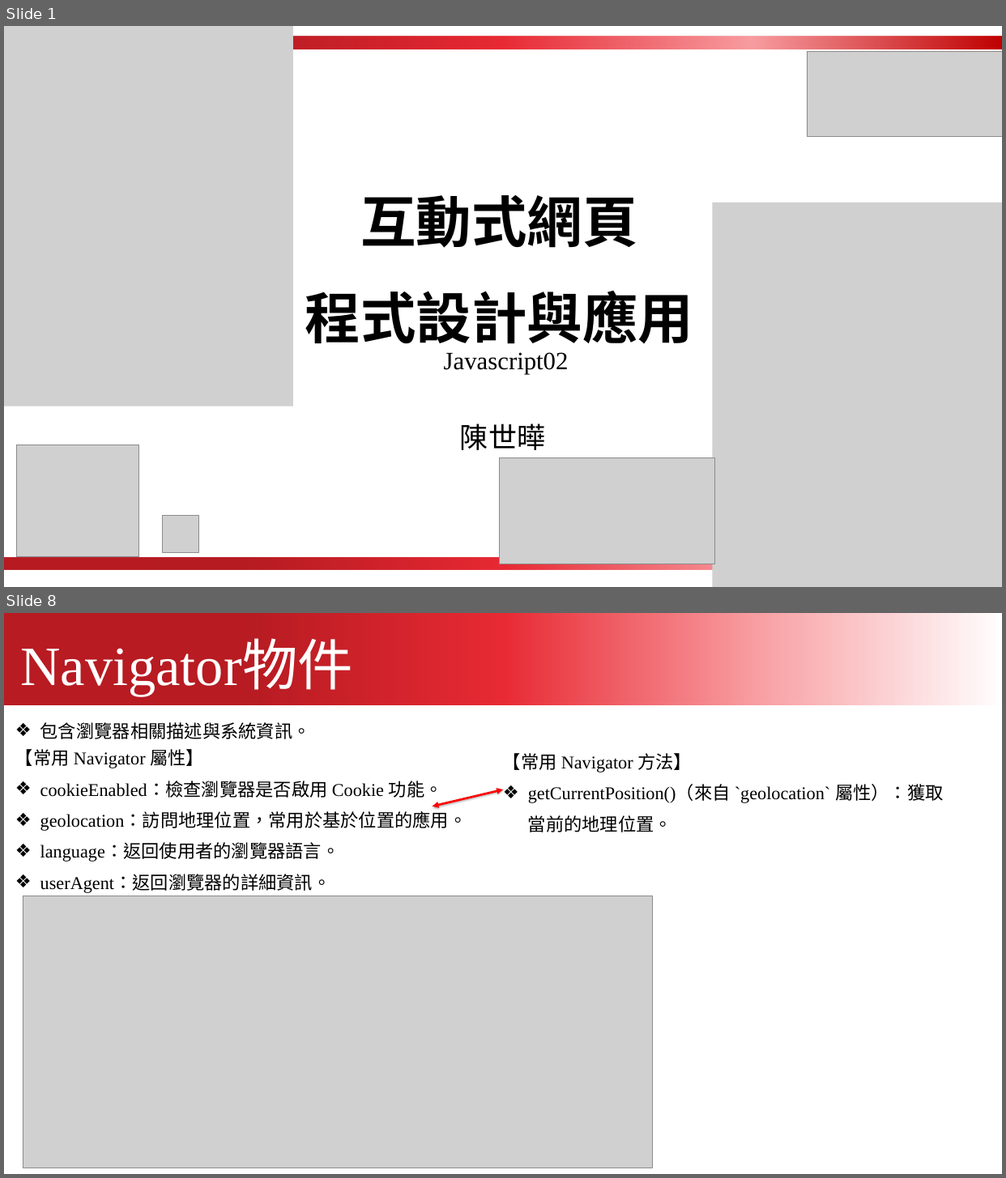
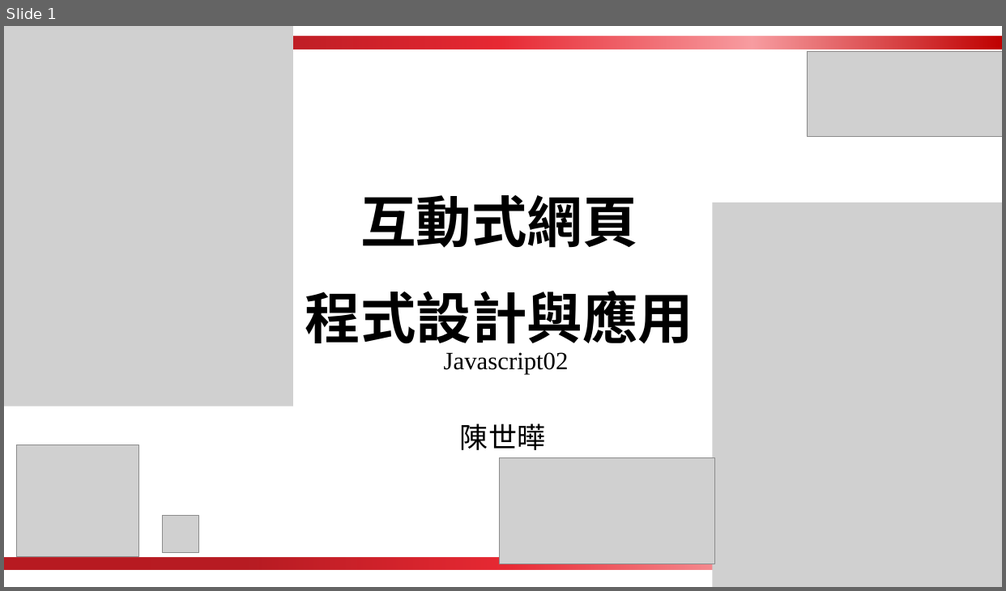
Before and after one commit to kcwc1029/blog, a slide deck: 互動網頁設計/JavaScript/javascript_02.pptx. Shown one above the other, each under a label of ours: slides 1 and 8 before the commit, slide 1 after it; the slides between them are not shown. The pictures are 1006x1178 and 1006x591 pixels, drawn with LibreOffice and Linux fonts; fonts in the diff are those of the drawing; grey boxes stand for pictures. Boxes give left, top, right and bottom in pixels: in the first picture for what was removed or moved away, otherwise in the second. Text is boxed around its words. In the diff, an @@ line names an element or a change of style, - is before the commit and + after.

```diff
--- a/互動網頁設計/JavaScript/javascript_02.pptx
+++ b/互動網頁設計/JavaScript/javascript_02.pptx
@@ slide 8 removed at box(4, 613, 1002, 1174), background #FFFFFF @@
@@ freeform shape removed at box(4, 613, 1002, 705) @@
@@ text removed at box(21, 642, 354, 696) @@
-Navigator物件
@@ text removed at box(40, 722, 311, 739) @@
-❖ 包含瀏覽器相關描述與系統資訊。
@@ text removed at box(15, 749, 467, 893) @@
-【常用 Navigator 屬性】
-❖ cookieEnabled：檢查瀏覽器是否啟用 Cookie 功能。
-❖ geolocation：訪問地理位置，常用於基於位置的應用。
-❖ language：返回使用者的瀏覽器語言。
-❖ userAgent：返回瀏覽器的詳細資訊。
@@ text removed at box(503, 753, 944, 833) @@
-【常用 Navigator 方法】
-❖ getCurrentPosition()（來自 `geolocation` 屬性）：獲取當前的地理位置。
@@ double arrow removed from (432, 807) to (503, 790) @@
@@ picture removed at box(23, 896, 652, 1169) @@
```
Also in this commit, not shown: 23 slides added, 20 other slides removed, 44 other files.
